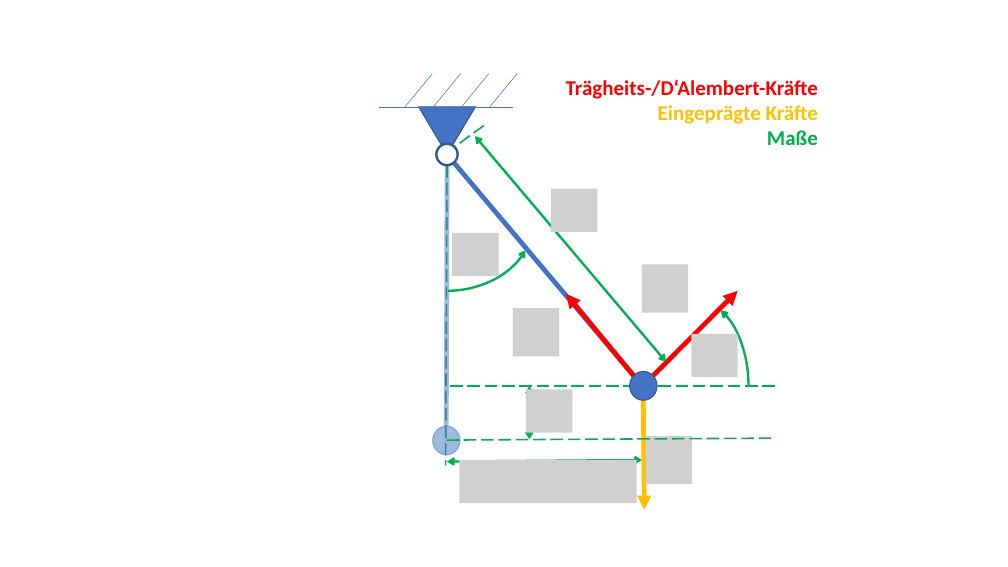
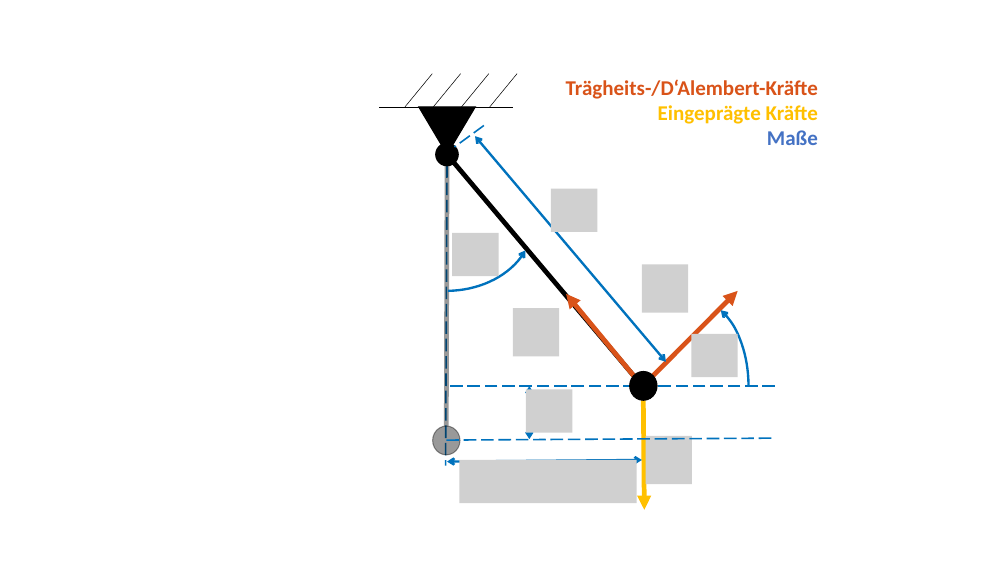
Before and after one commit to PhiSpel/Modellbildung-und-Simulation-1, a slide deck: slide 3 of content/07_num_ode/01_intro_RK/images/pendulum.pptx. Drawn at 1008x567 pixels with LibreOffice and Linux fonts; fonts in the diff are those of the drawing; grey boxes stand for pictures. Boxes give left, top, right and bottom in pixels: in the first picture for what was removed or moved away, otherwise in the second. Text is boxed around its words. In the diff, an @@ line names an element or a change of style, - is before the commit and + after.

```diff
--- a/content/07_num_ode/01_intro_RK/images/pendulum.pptx
+++ b/content/07_num_ode/01_intro_RK/images/pendulum.pptx
@@ line (433, 73) - (405, 107): stroke #4472C4 0.5 pt to #000000 0.5 pt @@
@@ line (461, 73) - (433, 107): stroke #4472C4 0.5 pt to #000000 0.5 pt @@
@@ line (489, 73) - (462, 107): stroke #4472C4 0.5 pt to #000000 0.5 pt @@
@@ line (517, 73) - (490, 107): stroke #4472C4 0.5 pt to #000000 0.5 pt @@
@@ text at [566, 79, 818, 145]: text colour #FF0000 to #D95319 in "Trägheits-/D‘Alembert-Kräfte"; text colour #00B050 to #4472C4 in "Maße" @@
@@ line (513, 107) - (379, 107): stroke #4472C4 0.5 pt to #000000 0.5 pt @@
@@ triangle at [419, 107, 476, 154]: fill #4472C4 to #000000; outline #325491 1 pt to #000000 1 pt @@
@@ ellipse at [436, 144, 457, 165]: fill #FFFFFF to #000000; outline #325491 2.25 pt to #000000 2.25 pt @@
@@ line (484, 126) - (454, 147): stroke #00B050 1.5 pt dashed to #0072BD 1.5 pt dashed @@
@@ double arrow (666, 362) - (475, 136): stroke #00B050 2.25 pt to #0072BD 2.25 pt @@
@@ arc (boxed as its full ellipse) at [360, 154, 533, 290]: outline #00B050 2.25 pt to #0072BD 2.25 pt @@
@@ line (447, 165) - (445, 466): stroke #00B050 1.5 pt dashed to #0072BD 1.5 pt dashed @@
@@ line (446, 426) - (447, 165): stroke #4472C4 4.5 pt to #000000 4.5 pt @@
@@ line (634, 376) - (447, 154): stroke #4472C4 4.5 pt to #000000 4.5 pt @@
@@ arrow (634, 376) - (566, 294): stroke #FF0000 4.5 pt to #D95319 4.5 pt @@
@@ arrow (653, 376) - (738, 291): stroke #FF0000 4.5 pt to #D95319 4.5 pt @@
@@ arc (boxed as its full ellipse) at [643, 300, 749, 473]: outline #00B050 2.25 pt to #0072BD 2.25 pt @@
@@ line (775, 386) - (447, 386): stroke #00B050 1.5 pt dashed to #0072BD 1.5 pt dashed @@
@@ double arrow (529, 439) - (529, 386): stroke #00B050 2.25 pt to #0072BD 2.25 pt @@
@@ ellipse at [630, 371, 657, 400]: fill #4472C4 to #000000; outline #325491 1 pt to #000000 1 pt @@
@@ ellipse at [433, 426, 460, 455]: fill #4472C4 at 50% opacity to #000000 at 40% opacity; outline #4472C4 1 pt to #000000 1 pt @@
@@ line (771, 439) - (442, 440): stroke #00B050 1.5 pt dashed to #0072BD 1.5 pt dashed @@
@@ double arrow (642, 460) - (447, 462): stroke #00B050 2.25 pt to #0072BD 2.25 pt @@
```
Also in this commit, not shown: 4 other files.
